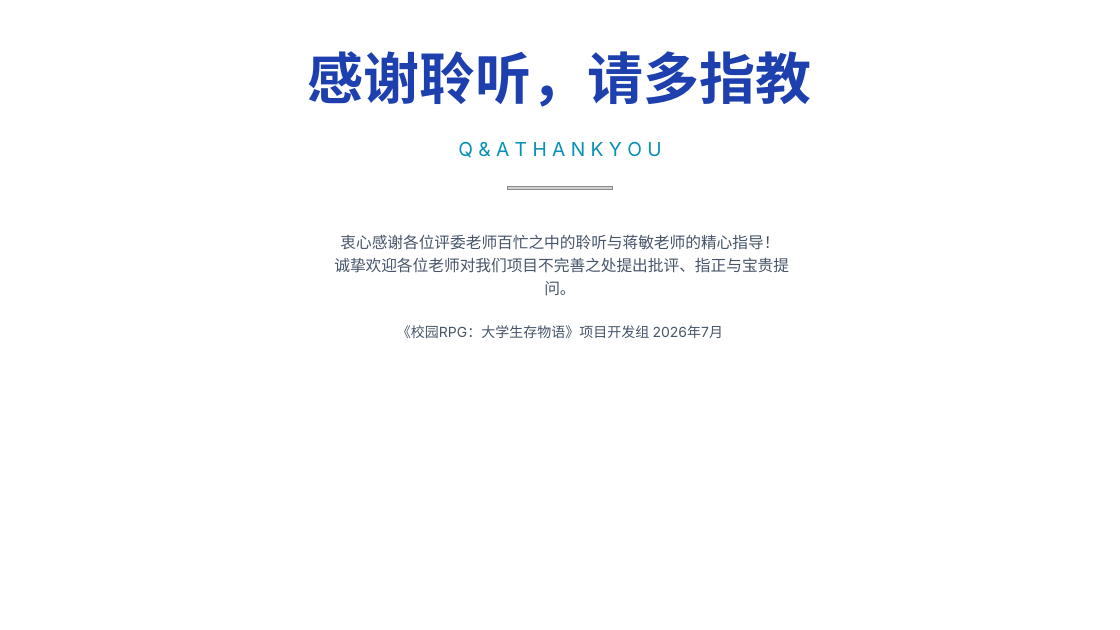
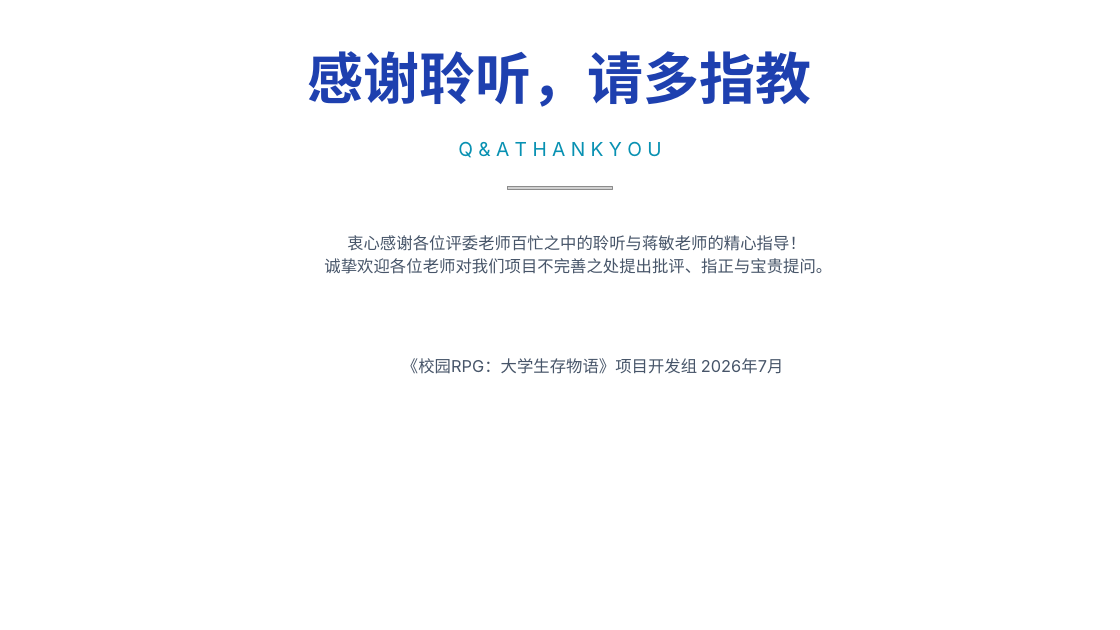
Before and after one commit to luqie0106/CampusRPG_Simultaneously, a slide deck: slide 14 of 校园RPG：大学生存物语项目答辩.pptx. Drawn at 1120x630 pixels with LibreOffice and Linux fonts; fonts in the diff are those of the drawing; grey boxes stand for pictures; background and template pictures are left out. Boxes give left, top, right and bottom in pixels: in the first picture for what was removed or moved away, otherwise in the second. Text is boxed around its words. In the diff, an @@ line names an element or a change of style, - is before the commit and + after.

```diff
--- a/校园RPG：大学生存物语项目答辩.pptx
+++ b/校园RPG：大学生存物语项目答辩.pptx
@@ text "衷心感谢各位评委老师百忙之中的聆听与蒋敏老师的精心指导！ 诚挚欢迎各位老师对我们项目不完善之处提出批评、指正与宝贵提问。" at (324,235,832,274): size 13.5 to 14 pt @@
@@ text "《校园RPG：大学生存物语》项目开发组 2026年7月": place and size @@
-text "《校园RPG：大学生存物语》项目开发组 2026年7月" at (397,325,724,338)
+text "《校园RPG：大学生存物语》项目开发组 2026年7月" at (402,358,783,374)
@@ text "《校园RPG：大学生存物语》项目开发组 2026年7月" at (402,358,783,374): size 12 to 14 pt @@
```
Also in this commit, not shown: 12 other slides changed.
